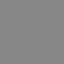
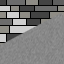
Layer changes from the first 64x64 image to the second:
added layer "Layer 10" above "Layer 9" over [left=0, top=12, right=64, bottom=64]
added layer "Layer 9" above "Layer 5" over [left=0, top=0, right=64, bottom=64]
